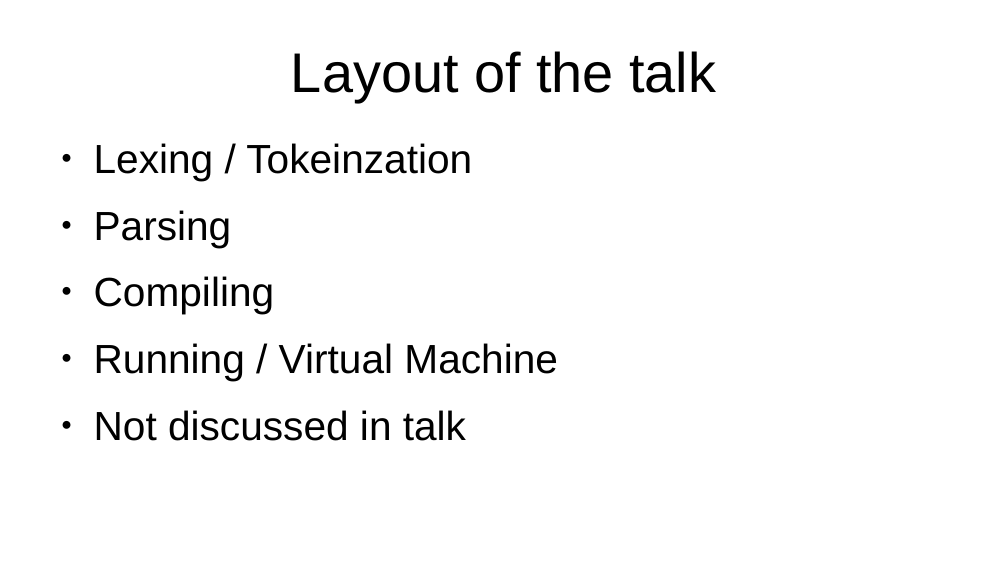
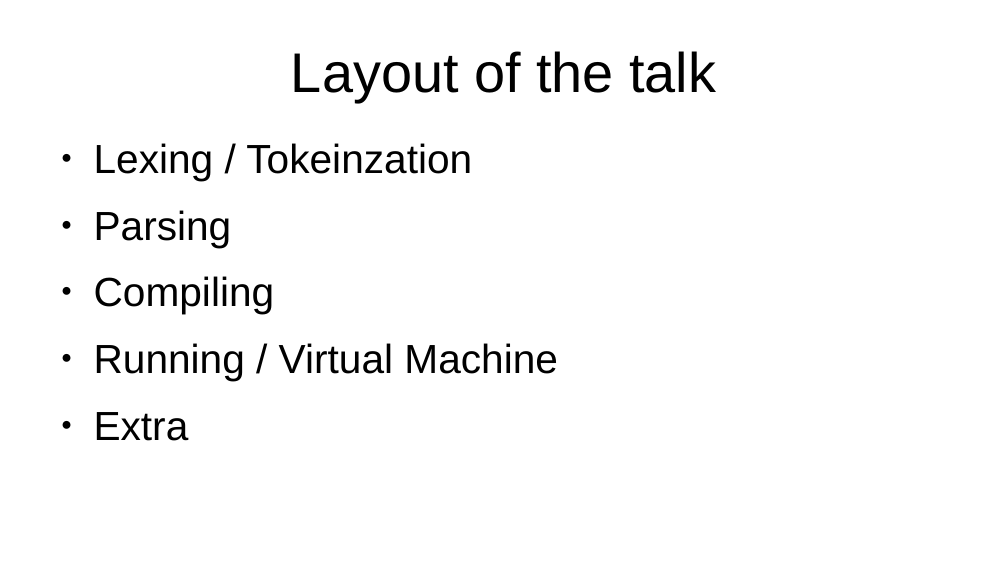
Before and after one commit to grab-a-byte/CalculatorCompiler, a slide deck: slide 4 of slides/Compiler Slides.odp. Drawn at 1008x567 pixels with LibreOffice and Linux fonts; fonts in the diff are those of the drawing. Boxes give left, top, right and bottom in pixels: in the first picture for what was removed or moved away, otherwise in the second. Text is boxed around its words. In the diff, an @@ line names an element or a change of style, - is before the commit and + after.

```diff
--- a/slides/Compiler Slides.odp
+++ b/slides/Compiler Slides.odp
@@ text at [94, 412, 189, 441]: text changed @@
-● Not discussed in talk
+● Extra
```
Also in this commit, not shown: 2 other slides changed, 2 slides added.
